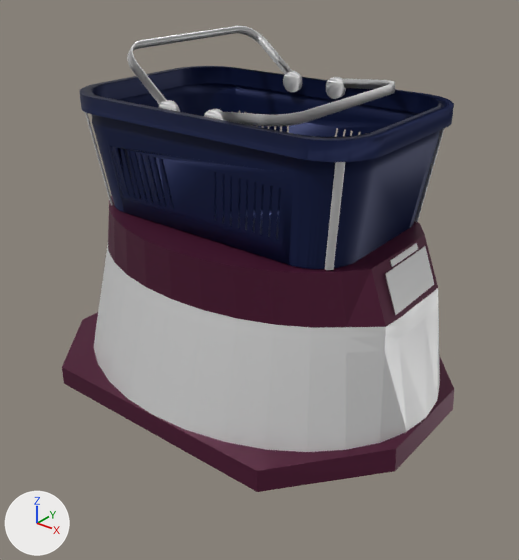
Before and after pictures for a commit that changed the COLLADA model BasketBotModel.dae.
Both versions are drawn from a camera (50 mm lens) standing at (1.139, -1.412, 1.137) and looking at (0.047, -0.047, 0.291). Every picture has the same lights, and +X, +Y and +Z are marked at lower left. Where no turn or scale is listed for an object, it has been applied to the vertices.

The older version as bpy lines, for what is in view:
```python
mat_brand1 = principled_material('Brand1')
mat_brand1.base_color = (0.0953, 0.0116, 0.0437)  # dark red #571c3b
mat_brand1.metallic = 0.5
me_cube_003 = bpy.data.meshes.new('Cube.003')
me_cube_003.from_pydata(...)  # 32 vertices, 60 faces; spans x -0.55..0.55, y -0.42..0.426, z -0.025..0.033
me_cube_003.materials.append(mat_brand1)  # dark red #571c3b
me_cylinder = bpy.data.meshes.new('Cylinder')
me_cylinder.from_pydata(...)  # 128 vertices, 252 faces; spans x -0.32..0.32, y -0.32..0.32, z -0.3..0.301
me_cylinder.materials.append(mat_brand2)  # white #e7e7e7
me_cylinder_001 = bpy.data.meshes.new('Cylinder.001')
me_cylinder_001.from_pydata(...)  # 64 vertices, 124 faces; spans x -0.282..0.288, y -0.32..0.32, z -0.303..0.309
me_cylinder_001.materials.append(mat_brand1)  # dark red #571c3b
me_cylinder_004 = bpy.data.meshes.new('Cylinder.004')
me_cylinder_004.from_pydata(...)  # 64 vertices, 124 faces; spans x -0.027..0.027, y -0.024..0.024, z -0.148..0.148
me_cylinder_004.materials.append(mat_brand2)  # white #e7e7e7
ob_basketholder_front_right = bpy.data.objects.new('BasketHolder_Front_Right', me_cylinder_004)
ob_basketholder_front_right.location = (0.377, -0.206, 0.612)
ob_body = bpy.data.objects.new('Body', me_cylinder)
ob_body.location = (-0.002, 0.007, 0.18)
ob_body.rotation_euler = (0.0, 0.0, -3.142)  # degrees (0, 0, -180)
ob_body.scale = (1.7, 1.31, 0.499)
ob_screenbody = bpy.data.objects.new('ScreenBody', me_cylinder_001)
ob_screenbody.location = (-0.002, 0.007, 0.396)
ob_screenbody.rotation_euler = (0.0, 0.0, -3.142)  # degrees (0, 0, -180)
ob_screenbody.scale = (1.7, 1.05, 0.217)
ob_wheelbase = bpy.data.objects.new('WheelBase', me_cube_003)
ob_wheelbase.location = (-0.001, 0.002, 0.002)
# also in view: 'InfoScreen' at (0.458, 0.014, 0.393); 'Basket' at (0.001, 0.01, 0.682)
```
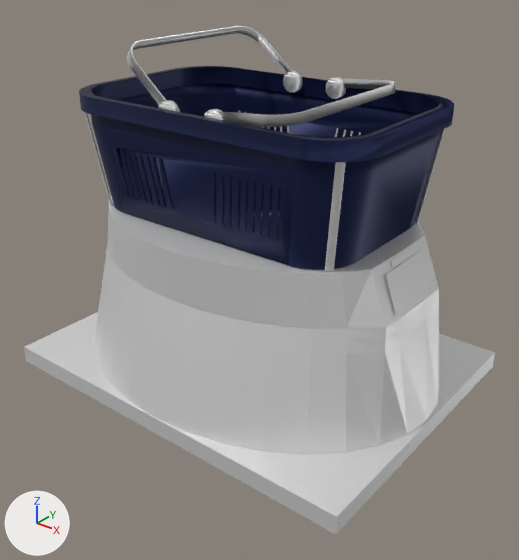
The newer file is also turned or shifted as a whole; pictures and numbers use the older file's frame.

What differs and where, as boxes [x1, y1, x2, y2] in the pictures (519 x 560 px):
```json
{"object": "Body", "change": "moved", "before": [94, 245, 440, 452], "after": [93, 243, 440, 454]}
{"object": "ScreenBody", "change": "recoloured, moved", "before": [108, 196, 438, 328], "after": [108, 196, 438, 328]}
{"object": "WheelBase", "change": "recoloured, reshaped", "before": [62, 312, 454, 492], "after": [24, 312, 495, 534], "on screen": "20% wider, 23% taller"}
```

The change, as JSON lines over the scene's bpy script:
```json
{"op": "set", "path": "mat_brand1.base_color", "old": "(0.0953, 0.0116, 0.0437)", "new": "(0.8, 0.8, 0.8)", "note": "dark red #571c3b -> white #e7e7e7"}
{"block": "me_cube_003", "where": "# used by ob_wheelbase; location = (-0.001, 0.002, 0.002)"}
{"op": "remove", "block": "me_cube_003", "code": "me_cube_003.from_pydata(...)  # 32 vertices, 60 faces; spans x -0.55..0.55, y -0.42..0.426, z -0.025..0.033"}
{"op": "add", "block": "me_cube_003", "code": "me_cube_003.from_pydata(...)  # 8 vertices, 12 faces; spans x -0.553..0.55, y -0.416..0.426, z -0.025..0.025"}
{"block": "me_cube_003", "change": "me_cube_003 part 1: the whole mesh is rebuilt"}
{"op": "set", "path": "ob_screenbody.location", "old": "(-0.002, 0.007, 0.396)", "new": "(-0.002, 0.007, 0.394)"}
{"op": "set", "path": "ob_body.location", "old": "(-0.002, 0.007, 0.18)", "new": "(-0.002, 0.007, 0.178)"}
```
